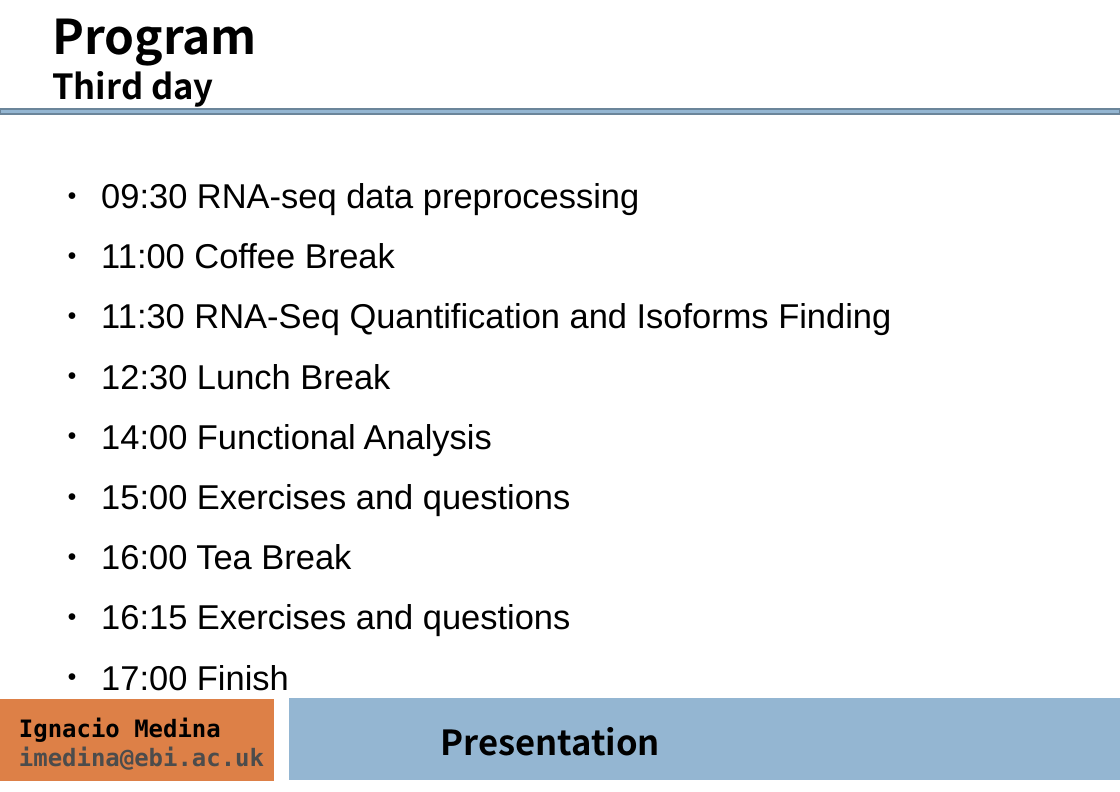
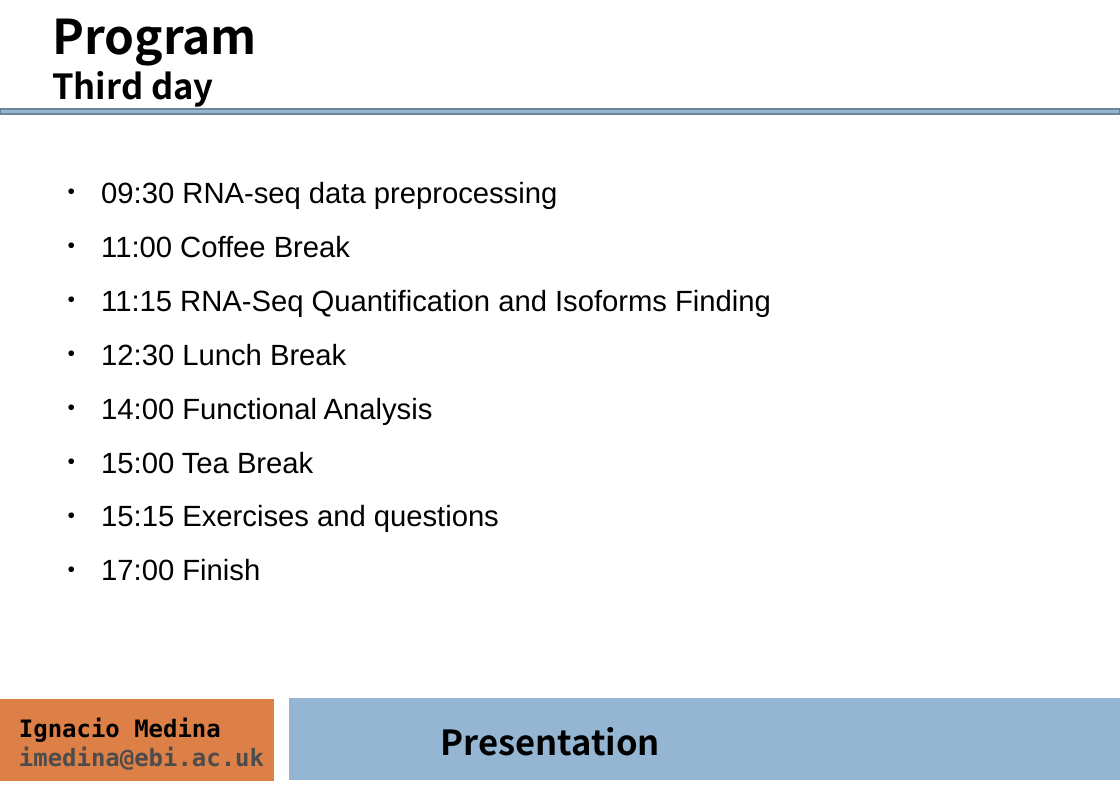
Before and after one commit to ngs-course/ngs-course.github.io, a slide deck: slide 7 of Course_Materials/presentation/presentation_mda14.odp. Drawn at 1120x792 pixels with LibreOffice and Linux fonts; fonts in the diff are those of the drawing. Boxes give left, top, right and bottom in pixels: in the first picture for what was removed or moved away, otherwise in the second. Text is boxed around its words. In the diff, an @@ line names an element or a change of style, - is before the commit and + after.

```diff
--- a/Course_Materials/presentation/presentation_mda14.odp
+++ b/Course_Materials/presentation/presentation_mda14.odp
@@ text at (x1=101, y1=181, x2=557, y2=581): size 25.9 to 22 pt in "09:30 RNA-seq data preprocessing", "11:00 Coffee Break", "12:30 Lunch Break", "14:00 Functional Analysis" and 1 more places @@
@@ text at (x1=101, y1=289, x2=771, y2=317): text changed; size 25.9 to 22 pt @@
-● 11:30 RNA-Seq Quantification and Isoforms Finding
+● 11:15 RNA-Seq Quantification and Isoforms Finding
@@ text at (x1=101, y1=451, x2=499, y2=532): text changed; size 25.9 to 22 pt @@
-● 15:00 Exercises and questions
-● 16:00 Tea Break
-● 16:15 Exercises and questions
+● 15:00 Tea Break
+● 15:15 Exercises and questions
```
Also in this commit, not shown: 6 other slides changed, 1 other file.
